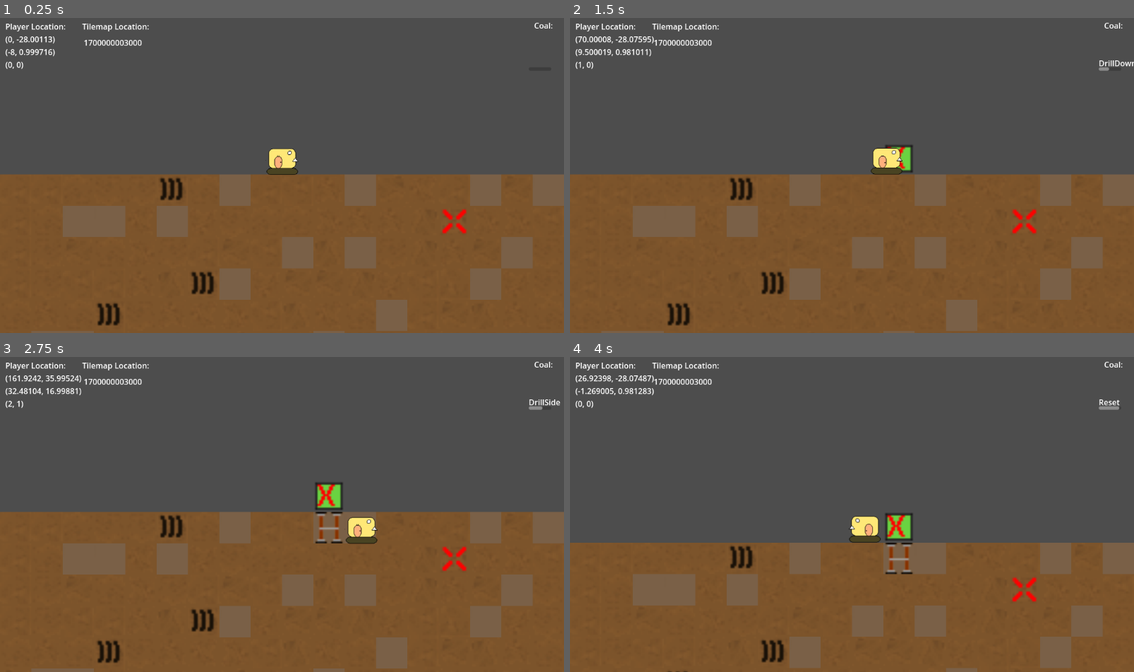
Above: before the commit, frames 1-4 (two rows, left to right).
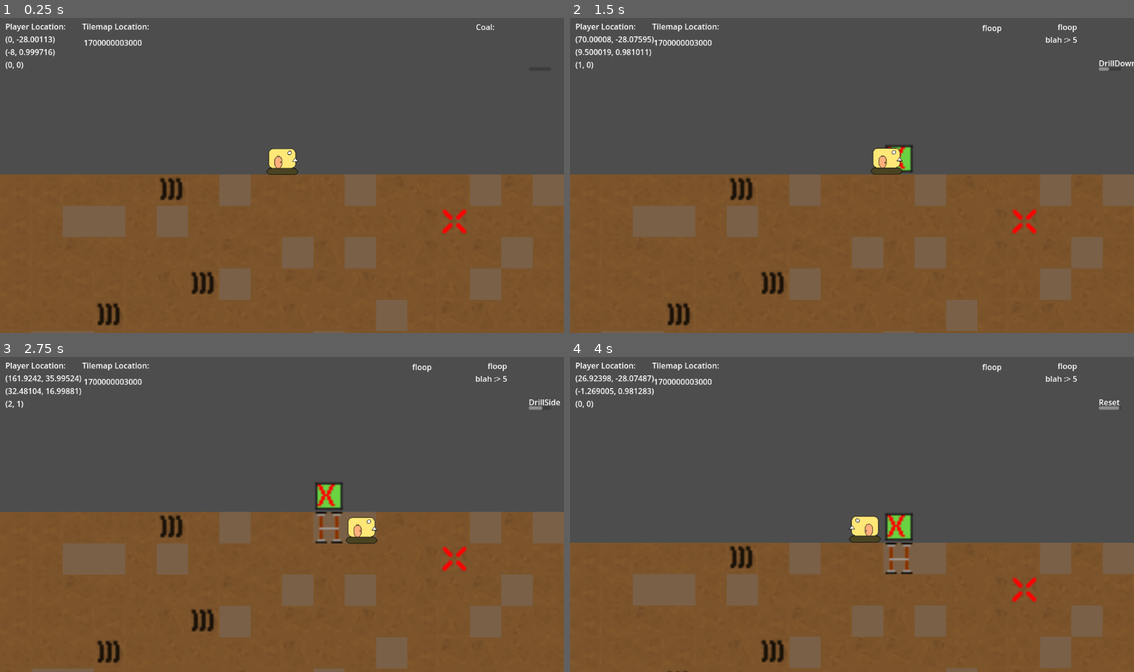
Above: after the commit, the same moments.

Repository: TrakeMuldoon/GodotMineTower
Game: Godot game, scene res://World/world.tscn
Two runs of this game, one before a commit and one after it. Both use one fixed random seed, a clock stepped at 60 frames per second and the inputs below.
Inputs:
- Up to frame 1 (0.25 s): no input
- Up to frame 2 (1.5 s): hold D (go_right) 0.53-1.28 s; hold R (Return) 0.53-1.28 s; hold S (go_down) from 1.28 s (still down); tap X (Mark) at 1.35 s
- Up to frame 3 (2.75 s): tap R (Return) at 1.55, 2.3 s; release S (go_down) at 2.03 s; hold D (go_right) from 2.03 s (still down); hold M (Mine) from 2.03 s (still down)
- Up to frame 4 (4 s): release D (go_right) at 2.78 s; release M (Mine) at 2.78 s; hold Up (go_up) 2.78-3.53 s; tap R (Return) at 2.85 s; hold A (go_left) from 3.53 s (still down); hold R (Return) from 3.53 s (still down); tap Z (Wall) at 3.6 s

The runs differ from the first frame. In frame 1, less than 0.1% of the frame differs, in the area x 84-98%, y 1-4%; in frame 2, 0.2%, in the area x 73-98%, y 1-8%; in frame 3, 0.2%; in frame 4, 0.2%.

Commit message:
Adding Inventory to HUD

Diff:
--- a/Characters/tank_character.gd
+++ b/Characters/tank_character.gd
@@ -8,19 +8,25 @@
 signal build_wall
 signal mark_my_cell
 signal build_mine
+signal inventory_modified
 
 # Get the gravity from the project settings to be synced with RigidBody nodes.
 var gravity = ProjectSettings.get_setting("physics/2d/default_gravity")
 var tilemap
 
+#var tank_inventory
+#var surface_inventory
+var ACTION_TIMER = Globals.ACTION_TIMER
+
 func _ready():
 	tilemap = get_tree().get_current_scene().get_node("WorldLevel").get_node("GroundMap")
-
-#var drill_down_counter = 0
-#var drill_side_counter = 0
-var ACTION_TIMER = Globals.ACTION_TIMER
+	#tank_inventory = Inventory.new(100)
+	#surface_inventory = Inventory.new(1000000)
+	#tank_inventory.inventory_modified.connect(InventoryModified)
+	#surface_inventory.inventory_modified.connect(InventoryModified)
 
 func ResetLocation():
+	Globals.TANK_INVENTORY.add_to_inventory("blah", 5)
 	position = Vector2.ZERO
 
 func _physics_process(delta):
--- a/HUD/hud.gd
+++ b/HUD/hud.gd
@@ -3,6 +3,8 @@
 
 # Called when the node enters the scene tree for the first time.
 func _ready():
+	Globals.TANK_INVENTORY.inventory_modified.connect(_on_inventory_modified)
+	Globals.GLOBAL_INVENTORY.inventory_modified.connect(_on_inventory_modified)
 	$CameraLocation.text = str(Globals.RANDOM_SEED)
 
 
@@ -24,3 +26,11 @@
 	var modPosition = Vector2((pos.x - 32)/4, (pos.y + 32) / 4)
 	$PlayerLocation.text = "Player Location:\n" + str(pos) + "\n" + str(modPosition) + "\n" + str(l2m)
 	pass # Replace with function body.
+
+
+func _on_inventory_modified():
+	$TankInventory.text = Globals.TANK_INVENTORY.itemize()
+	$WorldInventory.text = Globals.GLOBAL_INVENTORY.itemize()
+
+
+	pass # Replace with function body.
--- a/HUD/hud.tscn
+++ b/HUD/hud.tscn
@@ -27,11 +27,17 @@
 offset_bottom = 66.0
 text = "Camera Location"
 
-[node name="Coal" type="Label" parent="."]
-offset_left = 1090.0
-offset_top = 8.0
-offset_right = 1130.0
-offset_bottom = 31.0
+[node name="WorldInventory" type="Label" parent="."]
+offset_left = 842.0
+offset_top = 13.0
+offset_right = 882.0
+offset_bottom = 36.0
+
+[node name="TankInventory" type="Label" parent="."]
+offset_left = 971.0
+offset_top = 11.0
+offset_right = 1011.0
+offset_bottom = 34.0
 text = "Coal:"
 horizontal_alignment = 2
 
--- a/SupportScripts/Globals.gd
+++ b/SupportScripts/Globals.gd
@@ -11,3 +11,14 @@
 
 var ACTION_TIMEOUT = 30
 var ACTION_TIMER = ActionTimer.new(ACTION_TIMEOUT)
+
+var TANK_INVENTORY = Inventory.new(100)
+var GLOBAL_INVENTORY = Inventory.new(100000)
+
+enum UNDERGROUND_RESOURCES {
+	DIRT,
+	COAL,
+	COPPER,
+	IRON,
+	MAGNESIUM
+}
--- /dev/null
+++ b/SupportScripts/Inventory.gd
@@ -0,0 +1,27 @@
+class_name Inventory extends Node
+
+#@export var max : int
+var max
+var held_count = 0
+var ores_held = {}
+signal inventory_modified
+
+func _init(_max):
+	max = _max
+
+func add_to_inventory(label, count):
+	if count + held_count > max:
+		return false
+
+	held_count += count
+	if not label in ores_held:
+		ores_held[label] = 0
+	ores_held[label] += count
+	inventory_modified.emit()
+	return true
+
+func itemize():
+	var output = "floop\n"
+	for label in ores_held:
+		output += "{lab} :> {val}\n".format({"lab":label, "val":ores_held[label]})
+	return output
--- a/TileSets/GroundMap.gd
+++ b/TileSets/GroundMap.gd
@@ -7,16 +7,18 @@
 var WALL_TILE = Vector2(5,0)
 var DRILLED_TILE = Vector2(6,0)
 
-var COAL_ROOT = Vector2(0,1)
-var COPPER_ROOT = Vector2(0,2)
-var IRON_ROOT = Vector2(0,3)
-var MAG_ROOT = Vector2(0,4)
+var COAL_ROOT = Vector2(0,Globals.UNDERGROUND_RESOURCES.COAL)
+var COPPER_ROOT = Vector2(0,Globals.UNDERGROUND_RESOURCES.COPPER)
+var IRON_ROOT = Vector2(0,Globals.UNDERGROUND_RESOURCES.IRON)
+var MAG_ROOT = Vector2(0,Globals.UNDERGROUND_RESOURCES.MAGNESIUM)
 
 var EMPTY_TILE_V3 = Vector3(EMPTY_TILE.x, EMPTY_TILE.y,0)
 var COAL_ROOT_V3 = Vector3(COAL_ROOT.x, COAL_ROOT.y, 0)
 var COPPER_ROOT_V3 = Vector3(COPPER_ROOT.x, COPPER_ROOT.y, 0)
 var IRON_ROOT_V3 = Vector3(IRON_ROOT.x, IRON_ROOT.y, 0)
 var MAG_ROOT_V3 = Vector3(MAG_ROOT.x, MAG_ROOT.y, 0)
+
+signal found_ore
 
 # Called when the node enters the scene tree for the first time.
 func _ready():
@@ -88,6 +90,7 @@
 		#we hit ore!!! Move the Tile over by 1, which is the marker for "drilled ore"
 		new_cell_atlas.x = orig_cell_atlas.x + 1
 		new_cell_atlas.y = orig_cell_atlas.y
+
 	else:
 		new_cell_atlas = DRILLED_TILE
 	set_cell(0, cell, id, new_cell_atlas)
--- a/World/world.tscn
+++ b/World/world.tscn
@@ -33,4 +33,5 @@
 [connection signal="build_wall" from="TankCharacter" to="WorldLevel" method="_on_backup_character_build_wall"]
 [connection signal="character_moved" from="TankCharacter" to="HUD" method="_on_backup_character_character_moved"]
 [connection signal="drilled" from="TankCharacter" to="WorldLevel" method="_on_backup_character_drilled"]
+[connection signal="inventory_modified" from="TankCharacter" to="HUD" method="_on_tank_character_inventory_modified"]
 [connection signal="mark_my_cell" from="TankCharacter" to="WorldLevel" method="_on_tank_character_mark_my_cell"]
Not shown, changed: TODO.txt
Not shown, changed: assets/Buildlings.pdn
